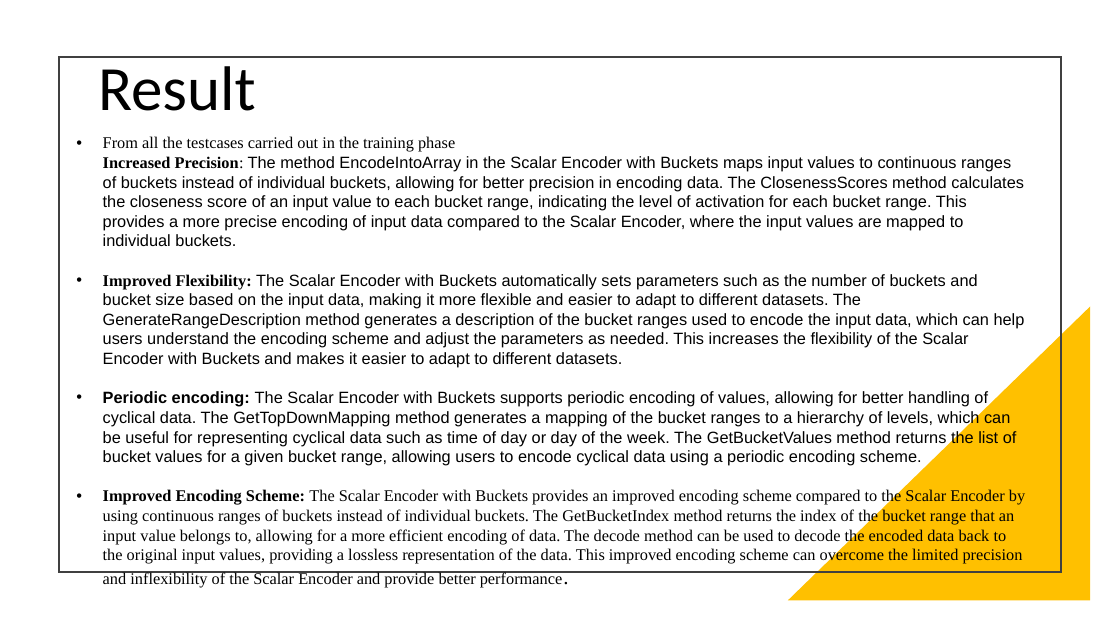
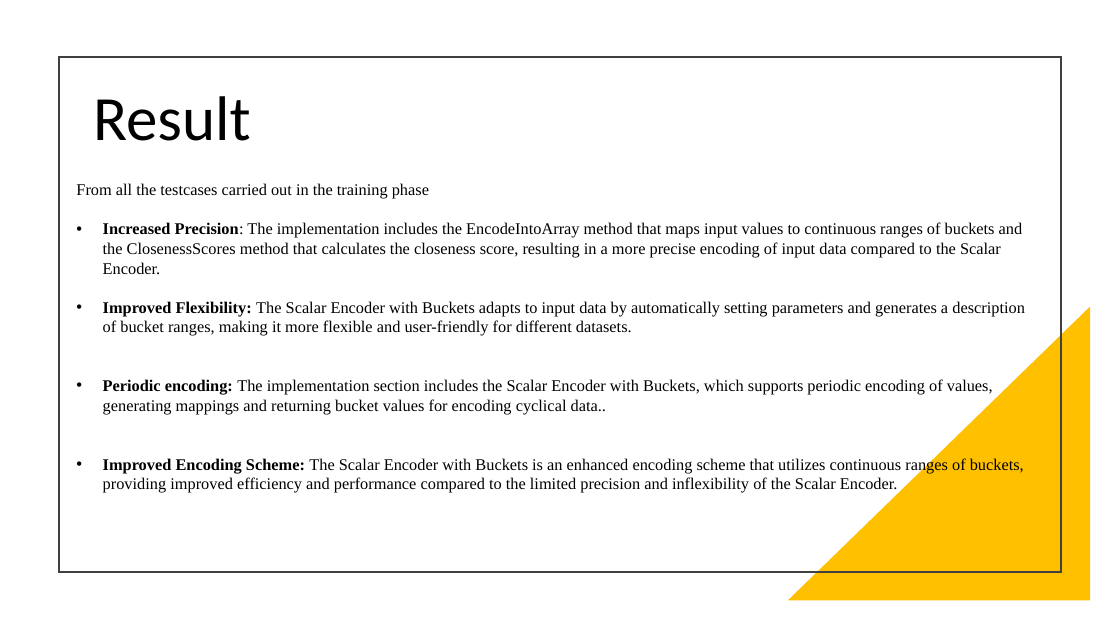
Before and after one commit to sahithkumar1999/neocortexapi, a slide deck: slide 11 of source/Documentation(Scalar Encoder With Buckets- 2022-2023)/Group Presentation[ScalarEncoder with Buckets].pptx. Drawn at 1120x630 pixels with LibreOffice and Linux fonts; fonts in the diff are those of the drawing. Boxes give left, top, right and bottom in pixels: in the first picture for what was removed or moved away, otherwise in the second. Text is boxed around its words. In the diff, an @@ line names an element or a change of style, - is before the commit and + after.

Commit message:
documentation changes

```diff
--- a/source/Documentation(Scalar Encoder With Buckets- 2022-2023)/Group Presentation[ScalarEncoder with Buckets].pptx
+++ b/source/Documentation(Scalar Encoder With Buckets- 2022-2023)/Group Presentation[ScalarEncoder with Buckets].pptx
@@ title "Result": place and size @@
-title "Result" at (98,66,256,111)
+title "Result" at (93,96,251,141)
@@ text at (76,183,1025,493): text changed; font Arial to Times New Roman @@
-• From all the testcases carried out in the training phase
-  Increased Precision: The method EncodeIntoArray in the Scalar Encoder with Buckets maps input values to continuous ranges of buckets instead of individual buckets, allowing for better precision in encoding data. The ClosenessScores method calculates the closeness score of an input value to each bucket range, indicating the level of activation for each bucket range. This provides a more precise encoding of input data compared to the Scalar Encoder, where the input values are mapped to individual buckets.
-• Improved Flexibility: The Scalar Encoder with Buckets automatically sets parameters such as the number of buckets and bucket size based on the input data, making it more flexible and easier to adapt to different datasets. The GenerateRangeDescription method generates a description of the bucket ranges used to encode the input data, which can help users understand the encoding scheme and adjust the parameters as needed. This increases the flexibility of the Scalar Encoder with Buckets and makes it easier to adapt to different datasets.
-• Periodic encoding: The Scalar Encoder with Buckets supports periodic encoding of values, allowing for better handling of cyclical data. The GetTopDownMapping method generates a mapping of the bucket ranges to a hierarchy of levels, which can be useful for representing cyclical data such as time of day or day of the week. The GetBucketValues method returns the list of bucket values for a given bucket range, allowing users to encode cyclical data using a periodic encoding scheme.
-• Improved Encoding Scheme: The Scalar Encoder with Buckets provides an improved encoding scheme compared to the Scalar Encoder by using continuous ranges of buckets instead of individual buckets. The GetBucketIndex method returns the index of the bucket range that an input value belongs to, allowing for a more efficient encoding of data. The decode method can be used to decode the encoded data back to the original input values, providing a lossless representation of the data. This improved encoding scheme can overcome the limited precision and inflexibility of the Scalar Encoder and provide better performance.
+From all the testcases carried out in the training phase
+• Increased Precision: The implementation includes the EncodeIntoArray method that maps input values to continuous ranges of buckets and the ClosenessScores method that calculates the closeness score, resulting in a more precise encoding of input data compared to the Scalar Encoder.
+• Improved Flexibility: The Scalar Encoder with Buckets adapts to input data by automatically setting parameters and generates a description of bucket ranges, making it more flexible and user-friendly for different datasets.
+• Periodic encoding: The implementation section includes the Scalar Encoder with Buckets, which supports periodic encoding of values, generating mappings and returning bucket values for encoding cyclical data..
+• Improved Encoding Scheme: The Scalar Encoder with Buckets is an enhanced encoding scheme that utilizes continuous ranges of buckets, providing improved efficiency and performance compared to the limited precision and inflexibility of the Scalar Encoder.
```
